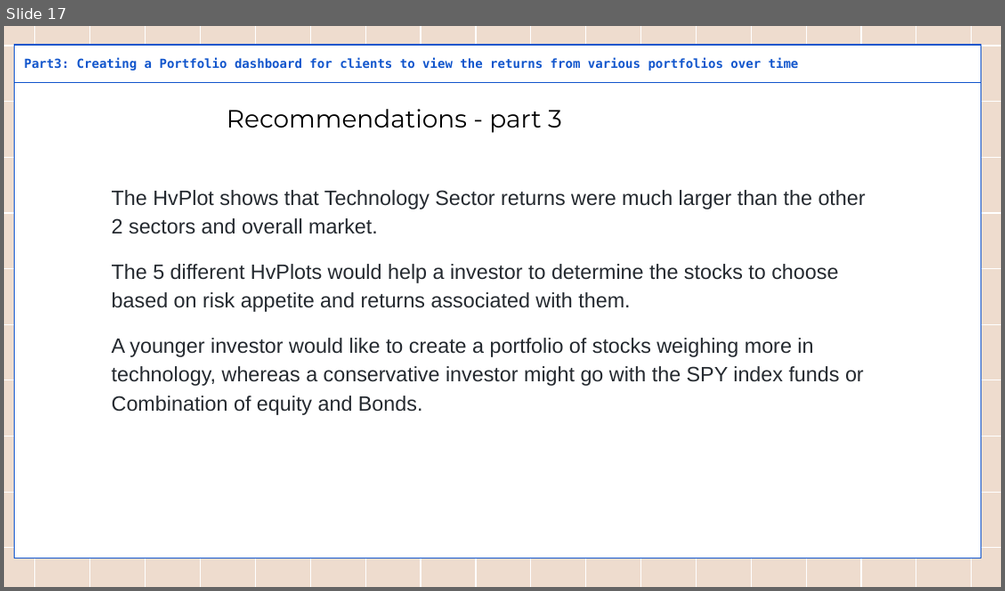
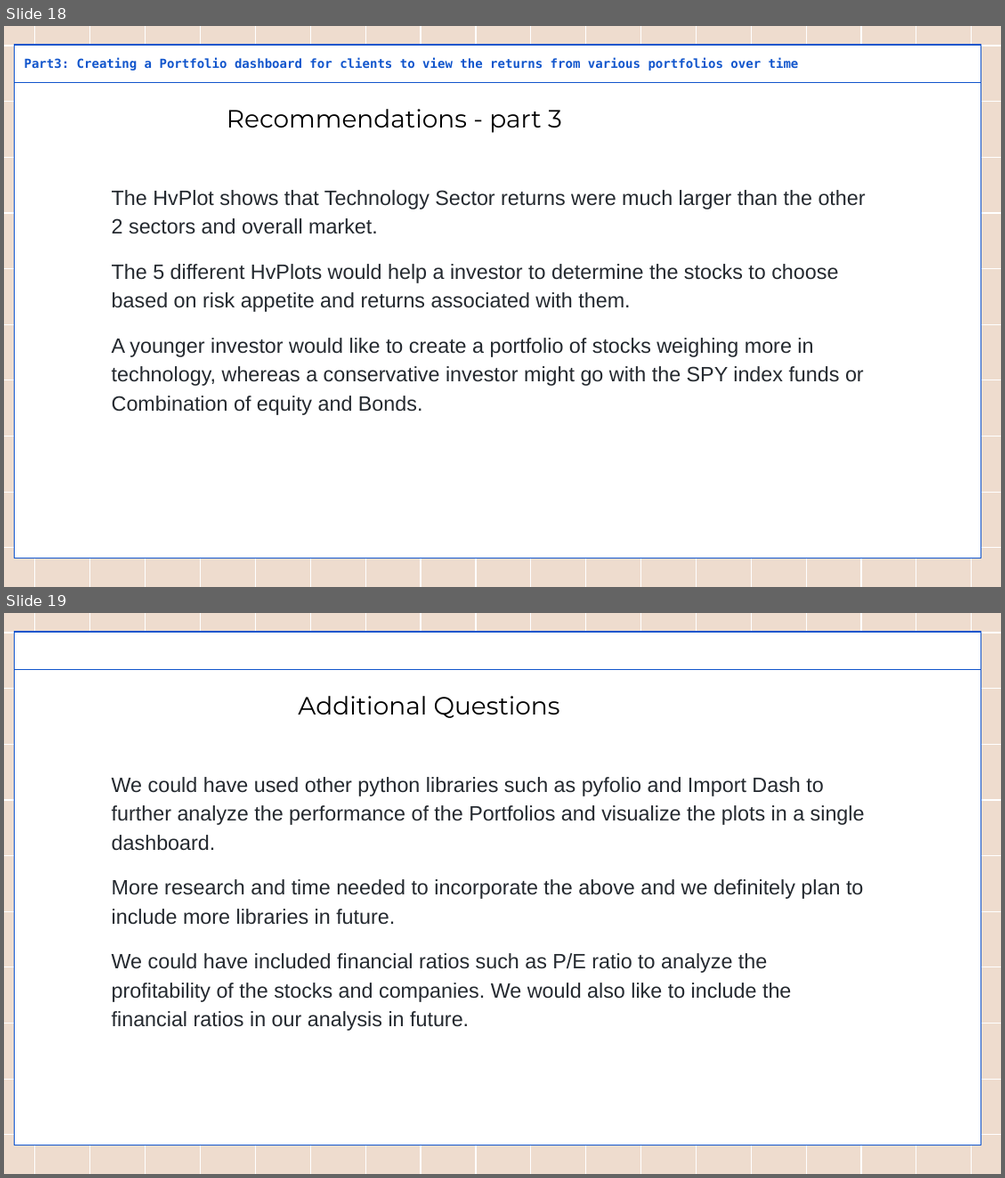
Before and after one commit to pankaj1070/PortfolioAnalyzer, a slide deck: Project 1 Presentation.pptx. Shown one above the other, each under a label of ours: slide 17 before the commit, slides 18 and 19 after it. The pictures are 1005x591 and 1005x1178 pixels, drawn with LibreOffice and Linux fonts; fonts in the diff are those of the drawing. Boxes give left, top, right and bottom in pixels: in the first picture for what was removed or moved away, otherwise in the second. Text is boxed around its words. In the diff, an @@ line names an element or a change of style, - is before the commit and + after.

```diff
--- a/Project 1 Presentation.pptx
+++ b/Project 1 Presentation.pptx
@@ slide 19 added at box(4, 613, 1001, 1174), background #EEDCCE; not listed: 28 template elements that a slide beside it also shows @@
@@ rectangle added at box(14, 632, 981, 670), fill #FFFFFF, outline #1155CC 0.75 pt @@
@@ rectangle added at box(14, 670, 981, 1145), fill #FFFFFF, outline #1155CC 0.75 pt @@
@@ text added at box(298, 696, 560, 718), 18 pt, text #000000 @@
+Additional Questions
@@ text added at box(112, 777, 865, 1030), 15 pt, text #24292F @@
+We could have used other python libraries such as pyfolio and Import Dash to further analyze the performance of the Portfolios and visualize the plots in a single dashboard.
+More research and time needed to incorporate the above and we definitely plan to include more libraries in future.
+We could have included financial ratios such as P/E ratio to analyze the profitability of the stocks and companies. We would also like to include the financial ratios in our analysis in future.
@@ what was slide 17 is now slide 18 @@
```
Also in this commit, not shown: 2 other slides added.
